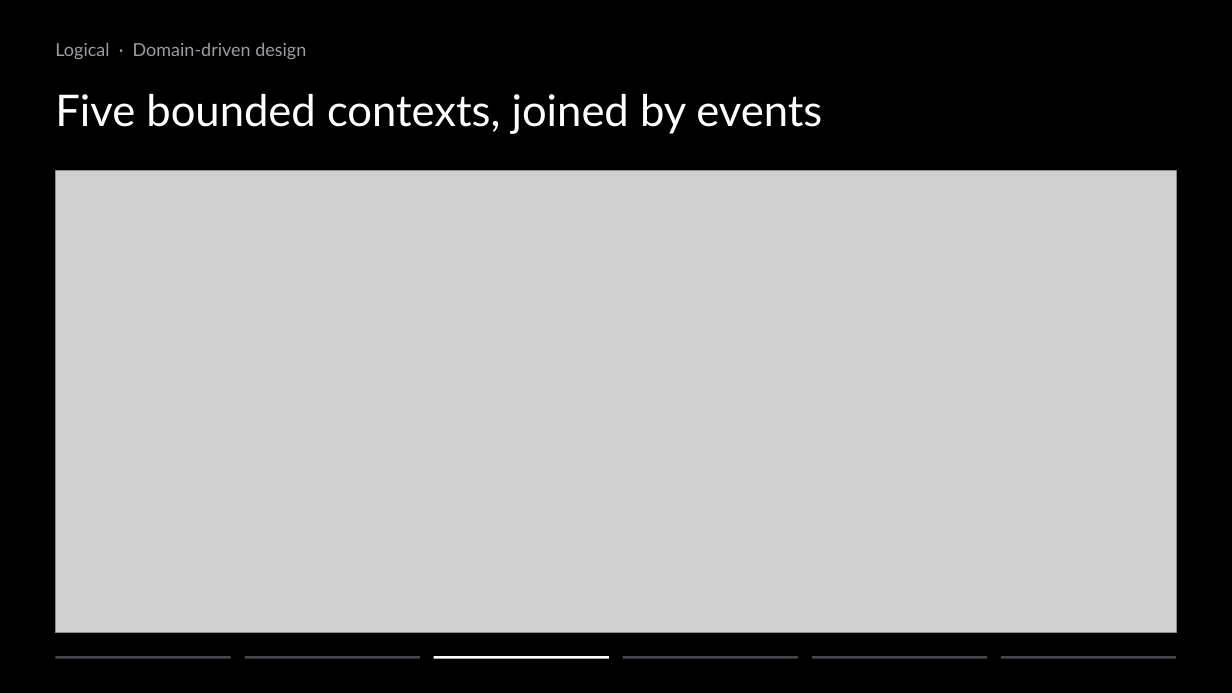
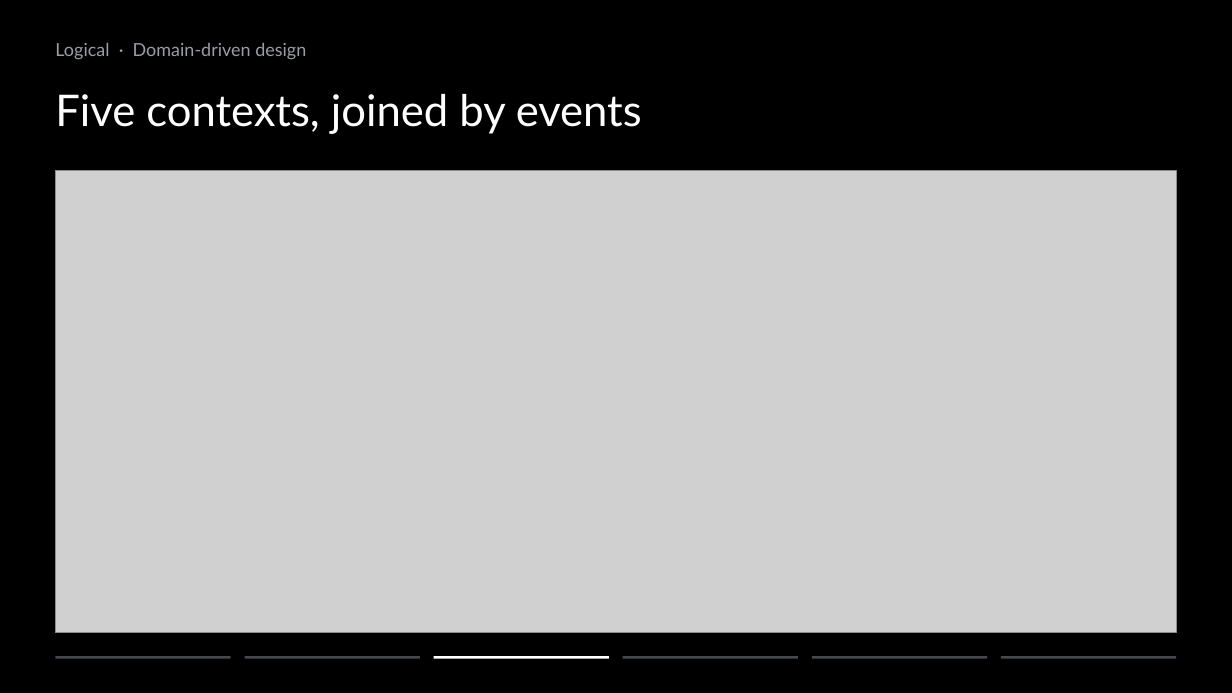
Before and after one commit to ziyangliu-666/lumen-next, a slide deck: slide 6 of docs/platform/slides/out/Team15-Lumen-Platform.pptx (slide 10 before the commit). Drawn at 1232x693 pixels with LibreOffice and Linux fonts; fonts in the diff are those of the drawing; grey boxes stand for pictures. Boxes give left, top, right and bottom in pixels: in the first picture for what was removed or moved away, otherwise in the second. Text is boxed around its words. In the diff, an @@ line names an element or a change of style, - is before the commit and + after.

```diff
--- a/docs/platform/slides/out/Team15-Lumen-Platform.pptx
+++ b/docs/platform/slides/out/Team15-Lumen-Platform.pptx
@@ text at [55,94,642,134]: text changed @@
-Five bounded contexts, joined by events
+Five contexts, joined by events
```
Also in this commit, not shown: 13 other slides changed, 1 slide added, 14 slides removed, 11 other files.
